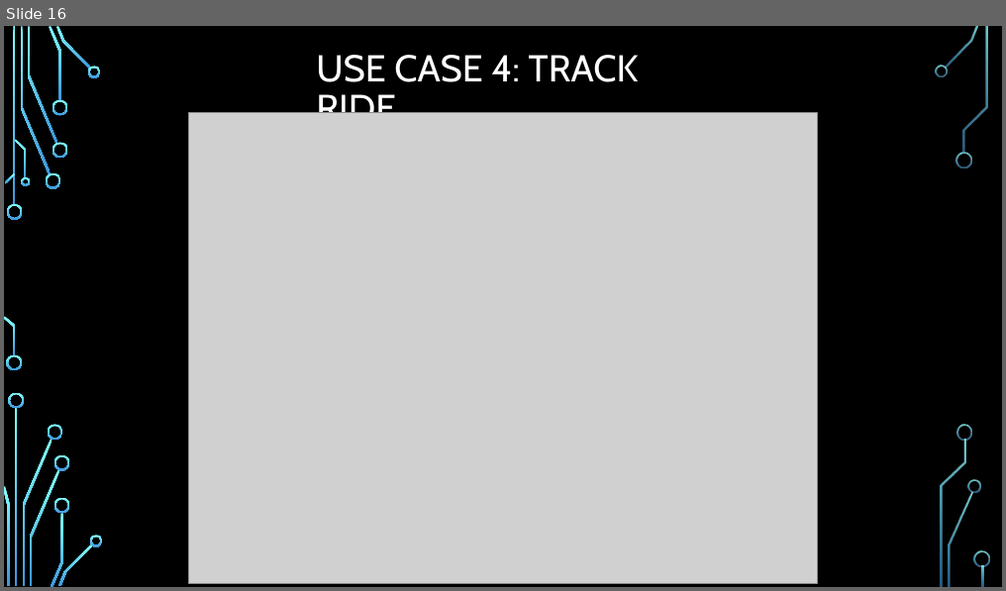
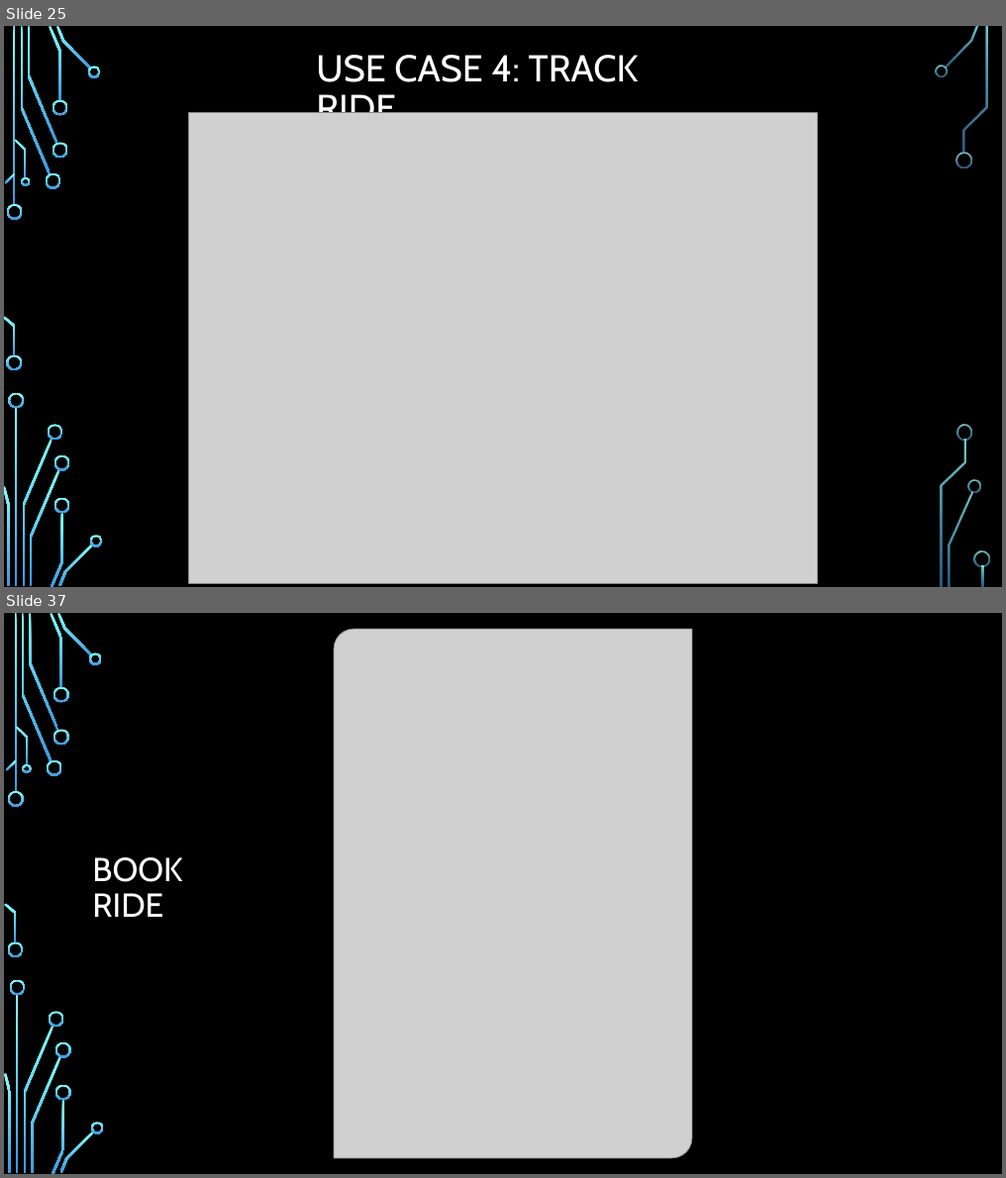
Before and after one commit to CheetoBuri/ProposalForSmartRide, a slide deck: TeamA2_Presentation_for_SmartRide.pptx. Shown one above the other, each under a label of ours: slide 16 before the commit, slides 25 and 37 after it; the slides between them are not shown. The pictures are 1006x591 and 1006x1178 pixels, drawn with LibreOffice and Linux fonts; fonts in the diff are those of the drawing; grey boxes stand for pictures; background and template pictures are left out. Boxes give left, top, right and bottom in pixels: in the first picture for what was removed or moved away, otherwise in the second. Text is boxed around its words. In the diff, an @@ line names an element or a change of style, - is before the commit and + after.

```diff
--- a/TeamA2_Presentation_for_SmartRide.pptx
+++ b/TeamA2_Presentation_for_SmartRide.pptx
@@ slide 37 added at (x1=4, y1=613, x2=1002, y2=1174), background picture (left out); not listed: 17 template elements that a slide beside it also shows @@
@@ rectangle added at (x1=4, y1=613, x2=1002, y2=1174), fill #000000 @@
@@ picture added at (x1=334, y1=629, x2=693, y2=1158) @@
@@ title added at (x1=92, y1=858, x2=182, y2=917), 32 pt, text #FFFFFF @@
+BOOK RIDE
@@ group added at (x1=4, y1=613, x2=104, y2=1174): 24 freeform shapes, 2 rectangles @@
@@ what was slide 16 is now slide 25 @@
```
Also in this commit, not shown: 34 other slides added, 1 slide removed.
